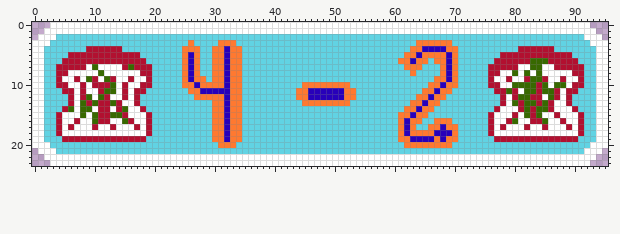
One commit to this pixel-art file: Assets/Raw/Sprites/Menu/LevelSelect/42.aseprite. Above: the version before the commit.
96x24 pixels, 1 frame.
After:
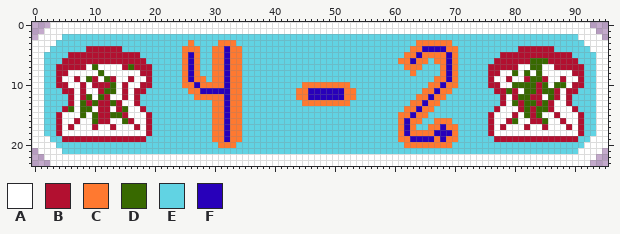
Palette (. is transparent): A #ffffff  B #b21030  C #ff7930  D #386900  E #61d3e3  F #2800ba
Difference:
Layer "Layer 1":
The edit turns colour E into colour A in row 2 at x 4 and 91; in row 3 at x 3 and 92; in row 4 at x 2 and 93; in row 19 at x 2 and 93; in row 20 at x 3 and 92; in row 21 at x 4 and 91.
